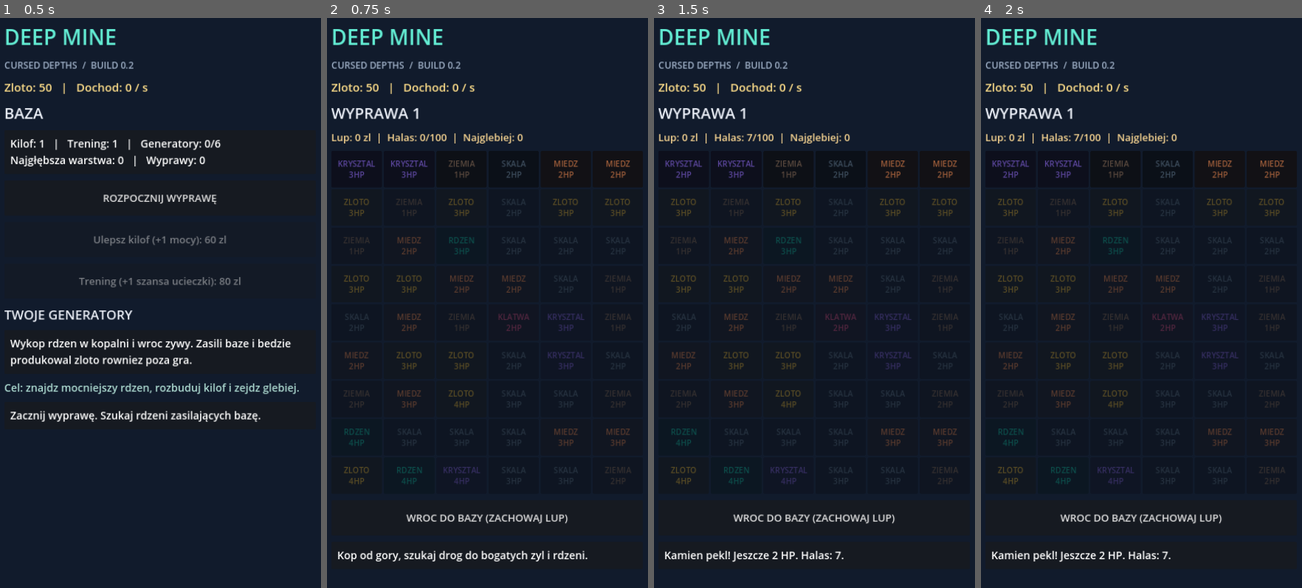
Above: before the commit, frames 1-4 (left to right).
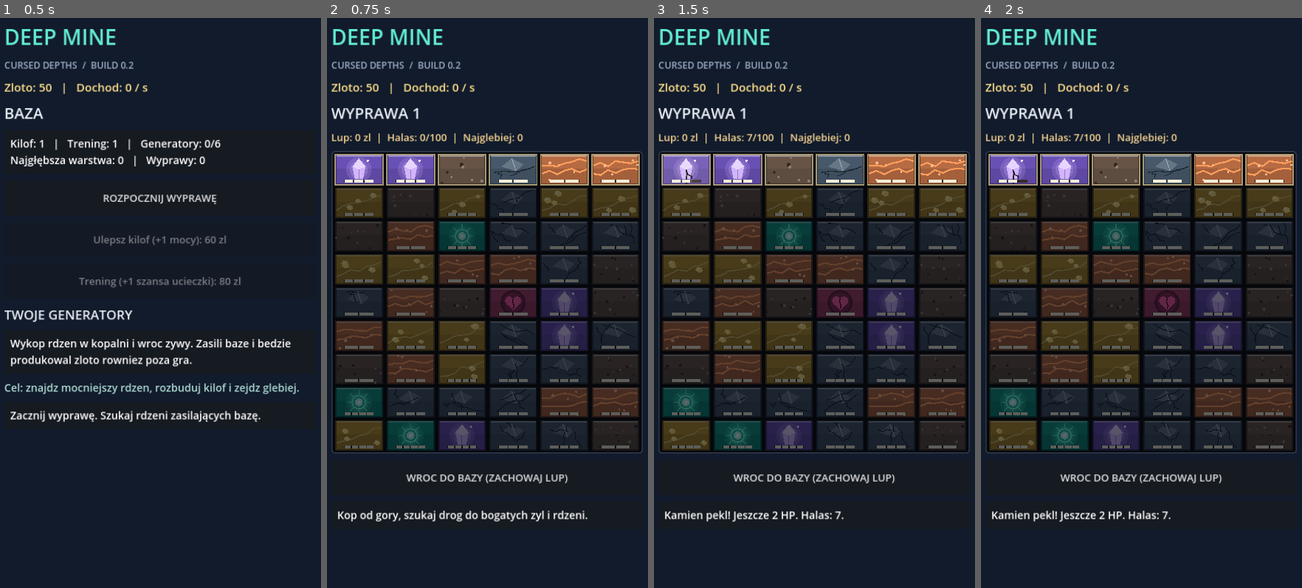
Above: after the commit, the same moments.

Repository: jbabijczuk/baja-deep-mine
Game: Godot game, scene res://scenes/Main.tscn
Same seed, same stepped clock (60 frames per second), same inputs: the game is played once before the commit and once after it.
Inputs (mouse positions are in pixels of both pictures, inside the frame that each line leads up to):
- Up to frame 1 (0.5 s): no input
- Up to frame 2 (0.75 s): click "ROZPOCZNIJ WYPRAWĘ" at 0.5 s
- Up to frame 3 (1.5 s): click (682, 171) at 1.25 s, where only the run before the commit has a clickable "KRYSZTAL 3HP"
- Up to frame 4 (2 s): no input

Frame 1 is identical in both runs. In frame 2, 31% of the frame differs, in the area x 1-99%, y 23-96%; in frame 3, 31%; in frame 4, 31%.

Commit message:
DM-110A: graficzne kafelki kopalni z animacja trafienia
Zastepuje tekstowe przyciski siatki 6x9 kafelkami rysowanymi proceduralnie
(scripts/mine_tile.gd), dopasowuje wysokosc do 720x1280 i 20:9, dodaje test
widoku kafelkow i screenshoty w docs/screenshots.

Co-Authored-By: Claude Opus 5.5 <noreply@anthropic.com>

Diff:
--- a/scripts/main.gd
+++ b/scripts/main.gd
@@ -3,6 +3,7 @@
 const DATA_PATH = "res://data/balance.json"
 const SAVE_PATH = "user://save_v12.json"
 const EVENTS_PATH = "user://events_v12.jsonl"
+const MineTile = preload("res://scripts/mine_tile.gd")
 
 var save_path: String = SAVE_PATH
 var events_path: String = EVENTS_PATH
@@ -22,6 +23,7 @@
 var last_save_time: int = 0
 var current_screen: String = "base"
 var income_timer: Timer
+var last_hit_index: int = -1
 
 func _ready() -> void:
 	var file := FileAccess.open(DATA_PATH, FileAccess.READ)
@@ -64,6 +66,7 @@
 	add_child(margin)
 	var scroll := ScrollContainer.new()
 	scroll.size_flags_vertical = Control.SIZE_EXPAND_FILL
+	scroll.horizontal_scroll_mode = ScrollContainer.SCROLL_MODE_DISABLED
 	margin.add_child(scroll)
 	content = VBoxContainer.new()
 	content.size_flags_horizontal = Control.SIZE_EXPAND_FILL
@@ -153,29 +156,36 @@
 		_panel_text("SERCE KOPALNI: x2 wartosci przyszlego lupu, ale +3 halasu za kazdy cios. Co wybierasz?")
 		_button("PRZYJMIJ KLATWE", Callable(self, "_resolve_heart").bind(true))
 		_button("ODRZUC", Callable(self, "_resolve_heart").bind(false))
+	var frame := PanelContainer.new()
+	var frame_style := StyleBoxFlat.new()
+	frame_style.bg_color = Color("#05070b")
+	frame_style.border_color = Color("#2b3546")
+	frame_style.set_border_width_all(3)
+	frame_style.set_corner_radius_all(8)
+	frame_style.set_content_margin_all(6)
+	frame.add_theme_stylebox_override("panel", frame_style)
+	content.add_child(frame)
 	var grid := GridContainer.new()
+	grid.name = "MineGrid"
 	grid.columns = int(balance["grid"]["width"])
-	grid.size_flags_horizontal = Control.SIZE_EXPAND_FILL
-	content.add_child(grid)
+	grid.add_theme_constant_override("h_separation", 4)
+	grid.add_theme_constant_override("v_separation", 4)
+	frame.add_child(grid)
+	var tile_height := clampf((get_viewport_rect().size.y - 660.0) / float(balance["grid"]["height"]), 64.0, 104.0)
+	var types: Dictionary = balance["tiles"]
 	var tiles: Array = run_data["tiles"]
 	for i in range(tiles.size()):
 		var tile: Dictionary = tiles[i]
-		var btn := Button.new()
-		btn.custom_minimum_size = Vector2(97, 79)
-		btn.size_flags_horizontal = Control.SIZE_EXPAND_FILL
-		btn.add_theme_font_size_override("font_size", 17)
-		if bool(tile["dug"]):
-			btn.text = "·"
-			btn.modulate = Color("#526377")
-		else:
-			var name: String = str(tile["type"])
-			var types: Dictionary = balance["tiles"]
-			btn.text = "%s\n%dHP" % [str(types[name]["label"]), int(tile["hp"])]
-			btn.modulate = Color(str(types[name]["color"]))
-			if not _can_dig(i):
-				btn.disabled = true
-		btn.pressed.connect(Callable(self, "_mine_tile").bind(i))
-		grid.add_child(btn)
+		var name: String = str(tile["type"])
+		var view: Button = MineTile.new()
+		view.custom_minimum_size = Vector2(0, tile_height)
+		view.size_flags_horizontal = Control.SIZE_EXPAND_FILL
+		view.setup(name, Color(str(types[name]["color"])), int(tile["hp"]), int(tile.get("max_hp", tile["hp"])), bool(tile["dug"]), _can_dig(i), i)
+		view.pressed.connect(Callable(self, "_mine_tile").bind(i))
+		grid.add_child(view)
+		if i == last_hit_index:
+			view.play_hit()
+	last_hit_index = -1
 	if int(data["noise"]) >= int(balance["danger"]["warning"]):
 		_label("UWAGA: wzrost halasu przyciaga potwory.", 22, "#ff9c98")
 	_button("WROC DO BAZY (ZACHOWAJ LUP)", Callable(self, "_retreat").bind(false))
@@ -207,7 +217,7 @@
 				name = "core"
 			var types: Dictionary = balance["tiles"]
 			var hp := int(types[name]["hp"]) + (1 if y > 5 else 0)
-			tiles.append({"type": name, "hp": hp, "dug": false})
+			tiles.append({"type": name, "hp": hp, "max_hp": hp, "dug": false})
 	run_data = {"tiles": tiles, "loot": 0, "noise": 0, "cores": [], "depth": 0, "curse_active": false, "heart_found": false, "heart_resolved": false, "encounter": false, "encounter_seen": false, "hits": 0}
 	current_screen = "mine"
 	notice = "Kop od gory, szukaj drog do bogatych zyl i rdzeni."
@@ -260,6 +270,7 @@
 		run_data["encounter_seen"] = true
 		_event("monster_encounter", {"noise": run_data["noise"]})
 	_event("dig", {"type": name, "depth": run_data["depth"], "noise": run_data["noise"]})
+	last_hit_index = i
 	_render()
 
 func _generated_core_rate() -> int:
--- /dev/null
+++ b/scripts/mine_tile.gd
@@ -0,0 +1,180 @@
+extends Button
+
+const ACCENTS = {
+	"dirt": Color("#3a2b21"),
+	"rock": Color("#9fb3c8"),
+	"copper": Color("#ff9d5c"),
+	"gold": Color("#ffe27a"),
+	"gem": Color("#d2b4ff"),
+	"core": Color("#62ffdc"),
+	"heart": Color("#ff5ca0"),
+}
+
+var tile_type: String = "dirt"
+var base_color: Color = Color("#675447")
+var hp: int = 1
+var max_hp: int = 1
+var dug: bool = false
+var diggable: bool = false
+var pattern_seed: int = 0
+var flash: float = 0.0:
+	set(value):
+		flash = value
+		queue_redraw()
+var burst: float = 0.0:
+	set(value):
+		burst = value
+		queue_redraw()
+
+func setup(type_name: String, color: Color, hp_value: int, max_hp_value: int, is_dug: bool, can_dig: bool, index: int) -> void:
+	tile_type = type_name
+	base_color = color
+	hp = hp_value
+	max_hp = maxi(1, max_hp_value)
+	dug = is_dug
+	diggable = can_dig
+	pattern_seed = 7349 + index * 104729
+	disabled = not diggable
+	focus_mode = Control.FOCUS_NONE
+	mouse_default_cursor_shape = Control.CURSOR_POINTING_HAND if diggable else Control.CURSOR_ARROW
+	var empty := StyleBoxEmpty.new()
+	for style in ["normal", "hover", "pressed", "hover_pressed", "disabled", "focus"]:
+		add_theme_stylebox_override(style, empty)
+
+func play_hit() -> void:
+	var tween := create_tween()
+	if dug:
+		burst = 0.01
+		tween.tween_property(self, "burst", 1.0, 0.35)
+	else:
+		flash = 1.0
+		tween.tween_property(self, "flash", 0.0, 0.22)
+
+func _draw() -> void:
+	var r := Rect2(Vector2.ZERO, size).grow(-2.0)
+	if get_draw_mode() == DRAW_PRESSED or get_draw_mode() == DRAW_HOVER_PRESSED:
+		r = r.grow(-3.0)
+	r.position.x += sin(flash * 40.0) * 4.0 * flash
+	var rng := RandomNumberGenerator.new()
+	rng.seed = pattern_seed
+	if dug:
+		_draw_tunnel(r, rng)
+	else:
+		_draw_block(r, rng)
+		_draw_damage(r)
+		if diggable:
+			draw_rect(r, Color(1.0, 0.92, 0.68, 0.95 if is_hovered() else 0.6), false, 3.0)
+		else:
+			draw_rect(r, Color(0.01, 0.02, 0.05, 0.62))
+	if flash > 0.0:
+		draw_rect(r, Color(1.0, 1.0, 0.9, flash * 0.65))
+	if burst > 0.0 and burst < 1.0:
+		_draw_burst(r)
+
+func _draw_tunnel(r: Rect2, rng: RandomNumberGenerator) -> void:
+	draw_rect(r, Color("#06080d"))
+	draw_rect(r.grow(-r.size.x * 0.08), Color("#0c111a"))
+	draw_rect(Rect2(r.position.x, r.end.y - r.size.y * 0.2, r.size.x, r.size.y * 0.2), Color("#151b26"))
+	for n in range(3):
+		var p := Vector2(r.position.x + r.size.x * rng.randf_range(0.15, 0.85), r.end.y - r.size.y * rng.randf_range(0.06, 0.16))
+		draw_circle(p, rng.randf_range(1.5, 3.5), Color("#232c3a"))
+
+func _draw_block(r: Rect2, rng: RandomNumberGenerator) -> void:
+	var inner := r.grow(-3.0)
+	draw_rect(r, base_color.darkened(0.45))
+	draw_rect(inner, base_color.darkened(0.1))
+	draw_rect(Rect2(inner.position, Vector2(inner.size.x, inner.size.y * 0.45)), base_color)
+	draw_line(inner.position, Vector2(inner.end.x, inner.position.y), base_color.lightened(0.35), 2.0)
+	var c := r.get_center()
+	var s := minf(r.size.x, r.size.y)
+	var accent: Color = ACCENTS.get(tile_type, Color.WHITE)
+	match tile_type:
+		"dirt":
+			for n in range(10):
+				draw_circle(_rand_point(inner, rng), rng.randf_range(1.5, 3.5), accent if n % 2 == 0 else base_color.lightened(0.25))
+		"rock":
+			var facet := PackedVector2Array([c + Vector2(-0.4, -0.1) * s, c + Vector2(-0.05, -0.38) * s, c + Vector2(0.35, -0.18) * s, c + Vector2(0.1, 0.05) * s])
+			draw_colored_polygon(facet, base_color.lightened(0.18))
+			for n in range(3):
+				draw_polyline(_jagged(_rand_point(inner, rng), _rand_point(inner, rng), rng, 4, s * 0.08), base_color.darkened(0.55), 2.0)
+			draw_line(c + Vector2(-0.05, -0.38) * s, c + Vector2(0.1, 0.05) * s, accent, 1.5)
+		"copper":
+			for n in range(2):
+				var y := inner.position.y + inner.size.y * (0.35 + 0.3 * n)
+				draw_polyline(_jagged(Vector2(inner.position.x, y), Vector2(inner.end.x, y - s * 0.15), rng, 6, s * 0.1), accent, 3.5)
+			for n in range(4):
+				draw_circle(_rand_point(inner, rng), rng.randf_range(2.0, 3.5), accent.lightened(0.3))
+		"gold":
+			draw_polyline(_jagged(Vector2(inner.position.x, inner.end.y - s * 0.2), Vector2(inner.end.x, inner.position.y + s * 0.2), rng, 6, s * 0.08), accent.darkened(0.2), 3.0)
+			for n in range(3):
+				var p := _rand_point(inner.grow(-s * 0.12), rng)
+				var k := rng.randf_range(0.09, 0.14) * s
+				var nugget := PackedVector2Array([p + Vector2(-k, 0), p + Vector2(-k * 0.3, -k * 0.8), p + Vector2(k * 0.8, -k * 0.5), p + Vector2(k, k * 0.4), p + Vector2(0, k * 0.8)])
+				draw_colored_polygon(nugget, accent)
+				draw_circle(p + Vector2(-k * 0.2, -k * 0.3), k * 0.25, Color(1, 1, 0.9, 0.9))
+		"gem":
+			draw_circle(c, s * 0.42, Color(accent, 0.18))
+			draw_circle(c, s * 0.3, Color(accent, 0.22))
+			var crystal := PackedVector2Array([c + Vector2(0, -0.38) * s, c + Vector2(0.22, -0.1) * s, c + Vector2(0.14, 0.3) * s, c + Vector2(-0.14, 0.3) * s, c + Vector2(-0.22, -0.1) * s])
+			draw_colored_polygon(crystal, accent)
+			draw_colored_polygon(PackedVector2Array([c + Vector2(0, -0.38) * s, c + Vector2(0.22, -0.1) * s, c + Vector2(0, 0.0) * s, c + Vector2(-0.22, -0.1) * s]), accent.lightened(0.45))
+			draw_line(c, c + Vector2(0, 0.3) * s, accent.darkened(0.3), 1.5)
+			draw_circle(c + Vector2(0.3, -0.3) * s, 2.5, Color.WHITE)
+		"core":
+			draw_circle(c, s * 0.44, Color(accent, 0.15))
+			draw_circle(c, s * 0.32, Color(accent, 0.25))
+			for n in range(8):
+				var dir := Vector2.from_angle(TAU * n / 8.0)
+				draw_line(c + dir * s * 0.24, c + dir * s * 0.4, Color(accent, 0.8), 2.0)
+			draw_arc(c, s * 0.22, 0.0, TAU, 24, accent, 3.0)
+			draw_circle(c, s * 0.13, accent.lightened(0.4))
+			draw_circle(c, s * 0.06, Color.WHITE)
+		"heart":
+			draw_circle(c, s * 0.42, Color(0.05, 0.0, 0.03, 0.45))
+			draw_circle(c, s * 0.34, Color(accent, 0.2))
+			var heart := PackedVector2Array()
+			for n in range(32):
+				var t := TAU * n / 32.0
+				heart.append(c + Vector2(16.0 * pow(sin(t), 3), -(13.0 * cos(t) - 5.0 * cos(2 * t) - 2.0 * cos(3 * t) - cos(4 * t))) * s * 0.017)
+			draw_colored_polygon(heart, accent)
+			draw_polyline(_jagged(c + Vector2(0, -0.12) * s, c + Vector2(0, 0.2) * s, rng, 4, s * 0.05), Color("#2a0614"), 2.0)
+
+func _draw_damage(r: Rect2) -> void:
+	var damage := 1.0 - float(hp) / float(max_hp)
+	if damage > 0.0:
+		var rng := RandomNumberGenerator.new()
+		rng.seed = pattern_seed + 1
+		var c := r.get_center()
+		var s := minf(r.size.x, r.size.y)
+		for n in range(int(ceil(damage * 5.0))):
+			var dir := Vector2.from_angle(rng.randf() * TAU)
+			draw_polyline(_jagged(c, c + dir * s * rng.randf_range(0.35, 0.55), rng, 4, s * 0.06), Color(0.0, 0.0, 0.0, 0.8), 2.5)
+	if max_hp > 1:
+		var gap := 3.0
+		var width := (r.size.x * 0.6 - gap * (max_hp - 1)) / max_hp
+		var start := Vector2(r.position.x + r.size.x * 0.2, r.end.y - 10.0)
+		for k in range(max_hp):
+			var pip := Rect2(start + Vector2((width + gap) * k, 0), Vector2(width, 5.0))
+			draw_rect(pip.grow(1.0), Color(0, 0, 0, 0.7))
+			draw_rect(pip, Color("#f2efd9") if k < hp else Color("#3b2a2a"))
+
+func _draw_burst(r: Rect2) -> void:
+	var c := r.get_center()
+	var s := minf(r.size.x, r.size.y)
+	for n in range(10):
+		var dir := Vector2.from_angle(TAU * n / 10.0 + 0.3)
+		var p := c + dir * s * 0.5 * burst
+		var k := 6.0 * (1.0 - burst) + 1.0
+		draw_rect(Rect2(p - Vector2(k, k) * 0.5, Vector2(k, k)), Color(base_color.lightened(0.2), 1.0 - burst))
+	draw_circle(c, s * 0.45 * burst, Color(1.0, 0.95, 0.8, 0.35 * (1.0 - burst)))
+
+func _rand_point(r: Rect2, rng: RandomNumberGenerator) -> Vector2:
+	return r.position + Vector2(rng.randf() * r.size.x, rng.randf() * r.size.y)
+
+func _jagged(from: Vector2, to: Vector2, rng: RandomNumberGenerator, segments: int, amplitude: float) -> PackedVector2Array:
+	var points := PackedVector2Array([from])
+	var normal := (to - from).orthogonal().normalized()
+	for n in range(1, segments):
+		points.append(from.lerp(to, float(n) / segments) + normal * rng.randf_range(-amplitude, amplitude))
+	points.append(to)
+	return points
--- a/tests/test_core_loop.gd
+++ b/tests/test_core_loop.gd
@@ -3,7 +3,7 @@
 const MainScript = preload("res://scripts/main.gd")
 const MainScene = preload("res://scenes/Main.tscn")
 const TEST_DIR = "user://dm_tests/"
-const EXPECTED_ASSERTIONS = 99
+const EXPECTED_ASSERTIONS = 107
 const TESTS = [
 	"_test_dig_core_return_generator",
 	"_test_upgrade",
@@ -12,6 +12,7 @@
 	"_test_full_slots_replace_weakest",
 	"_test_save_load",
 	"_test_scene_startup",
+	"_test_mine_tile_view",
 	"_test_warning_threshold",
 	"_test_encounter_event_count",
 	"_test_forced_fight_win",
@@ -241,6 +242,42 @@
 	_check(g.current_screen == "base" and _has_label(g, "BAZA"), "scene shows base")
 	g._start_run()
 	_check(_has_label(g, "WYPRAWA"), "scene renders mine")
+	root.remove_child(g)
+	g.free()
+	return true
+
+func _mine_grid(g: Control) -> GridContainer:
+	return g.content.find_child("MineGrid", true, false) as GridContainer
+
+func _test_mine_tile_view() -> bool:
+	var g: Control = MainScene.instantiate()
+	_isolate(g, "tiles")
+	root.add_child(g)
+	g._start_run()
+	var w := int(g.balance["grid"]["width"])
+	var grid := _mine_grid(g)
+	_check(grid != null and grid.get_child_count() == g.run_data["tiles"].size(), "mine grid has tile per field")
+	var no_text := true
+	var top_enabled := true
+	for i in range(grid.get_child_count()):
+		var view: Button = grid.get_child(i)
+		no_text = no_text and view.text == "" and view.get_script() == g.MineTile
+		if i < w:
+			top_enabled = top_enabled and not view.disabled
+	_check(no_text, "tiles are graphic without text")
+	_check(top_enabled and grid.get_child(w).disabled, "only reachable tiles clickable")
+	var loot_before := int(g.run_data["loot"])
+	var hits_before := int(g.run_data["hits"])
+	grid.get_child(0).pressed.emit()
+	_check(int(g.run_data["hits"]) == hits_before + 1, "tile press digs once")
+	var view0: Button = _mine_grid(g).get_child(0)
+	_check(view0.flash > 0.0 or view0.burst > 0.0, "hit animation plays")
+	_dig_until_dug(g, 0)
+	var loot_dug := int(g.run_data["loot"])
+	_check(loot_dug > loot_before and _mine_grid(g).get_child(0).dug, "dug tile shown as tunnel")
+	_mine_grid(g).get_child(0).pressed.emit()
+	_check(int(g.run_data["loot"]) == loot_dug, "dug tile press gives no loot")
+	_check(not _mine_grid(g).get_child(w).disabled, "tile below tunnel becomes clickable")
 	root.remove_child(g)
 	g.free()
 	return true
Binary file added: docs/screenshots/mine_720x1280.png
Not shown, added: docs/screenshots/mine_720x1280.png.import
Binary file added: docs/screenshots/mine_720x1600.png
Not shown, added: docs/screenshots/mine_720x1600.png.import
Not shown, added: scripts/mine_tile.gd.uid
Not shown, changed: tests/verify_runner.sh
